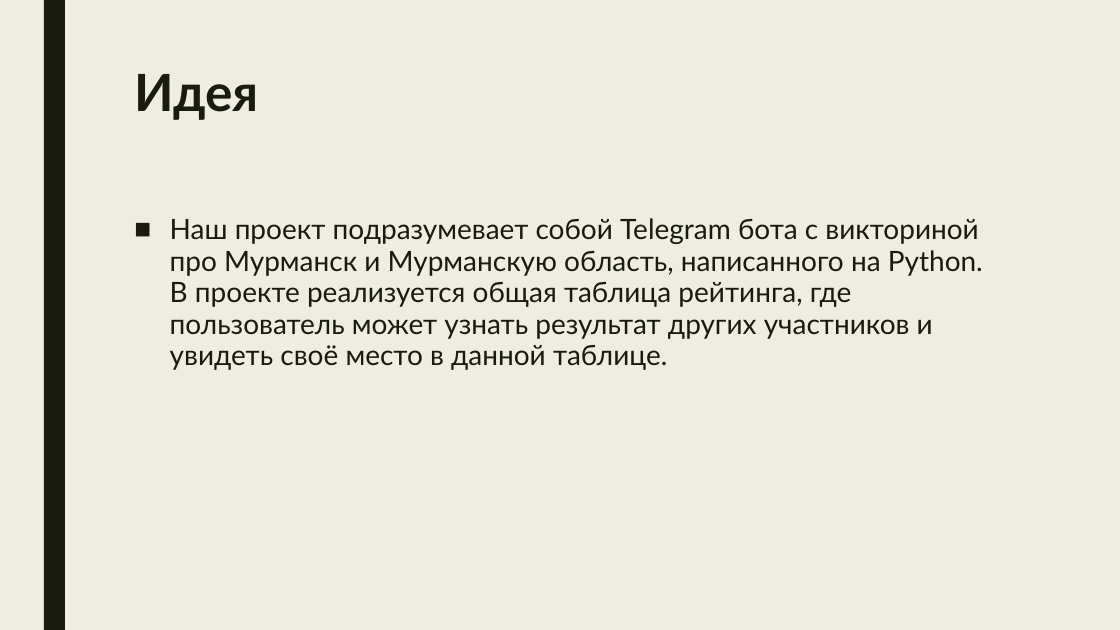
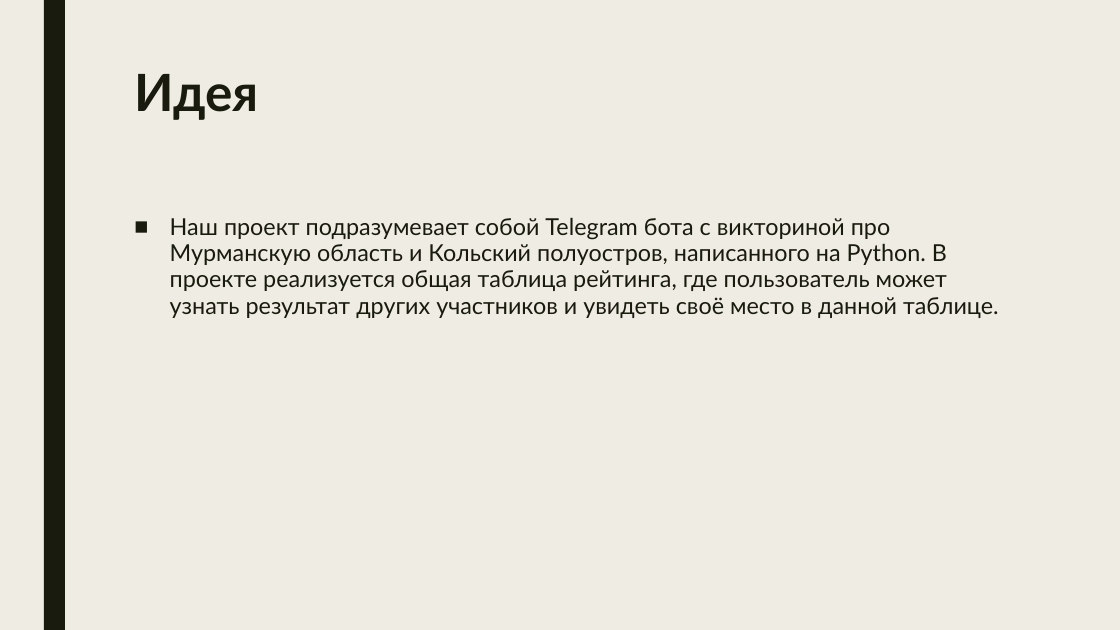
Before and after one commit to Gentlem4n72/TelegramQuiz, a slide deck: slide 2 of Бот Семён.pptx. Drawn at 1120x630 pixels with LibreOffice and Linux fonts; fonts in the diff are those of the drawing. Boxes give left, top, right and bottom in pixels: in the first picture for what was removed or moved away, otherwise in the second. Text is boxed around its words. In the diff, an @@ line names an element or a change of style, - is before the commit and + after.

Commit message:
presentation and pz upd

```diff
--- a/Бот Семён.pptx
+++ b/Бот Семён.pptx
@@ text at (170,217,999,318): text changed; size 24 to 20 pt @@
-■ Наш проект подразумевает собой Telegram бота с викториной про Мурманск и Мурманскую область, написанного на Python. В проекте реализуется общая таблица рейтинга, где пользователь может узнать результат других участников и увидеть своё место в данной таблице.
+■ Наш проект подразумевает собой Telegram бота с викториной про Мурманскую область и Кольский полуостров, написанного на Python. В проекте реализуется общая таблица рейтинга, где пользователь может узнать результат других участников и увидеть своё место в данной таблице.
```
Also in this commit, not shown: 2 other slides changed, 1 other file.
